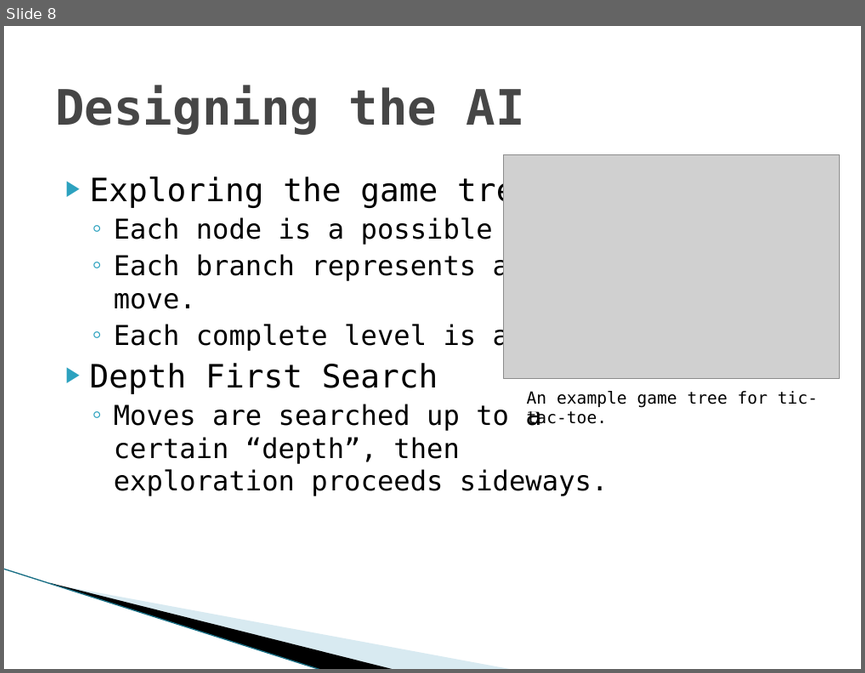
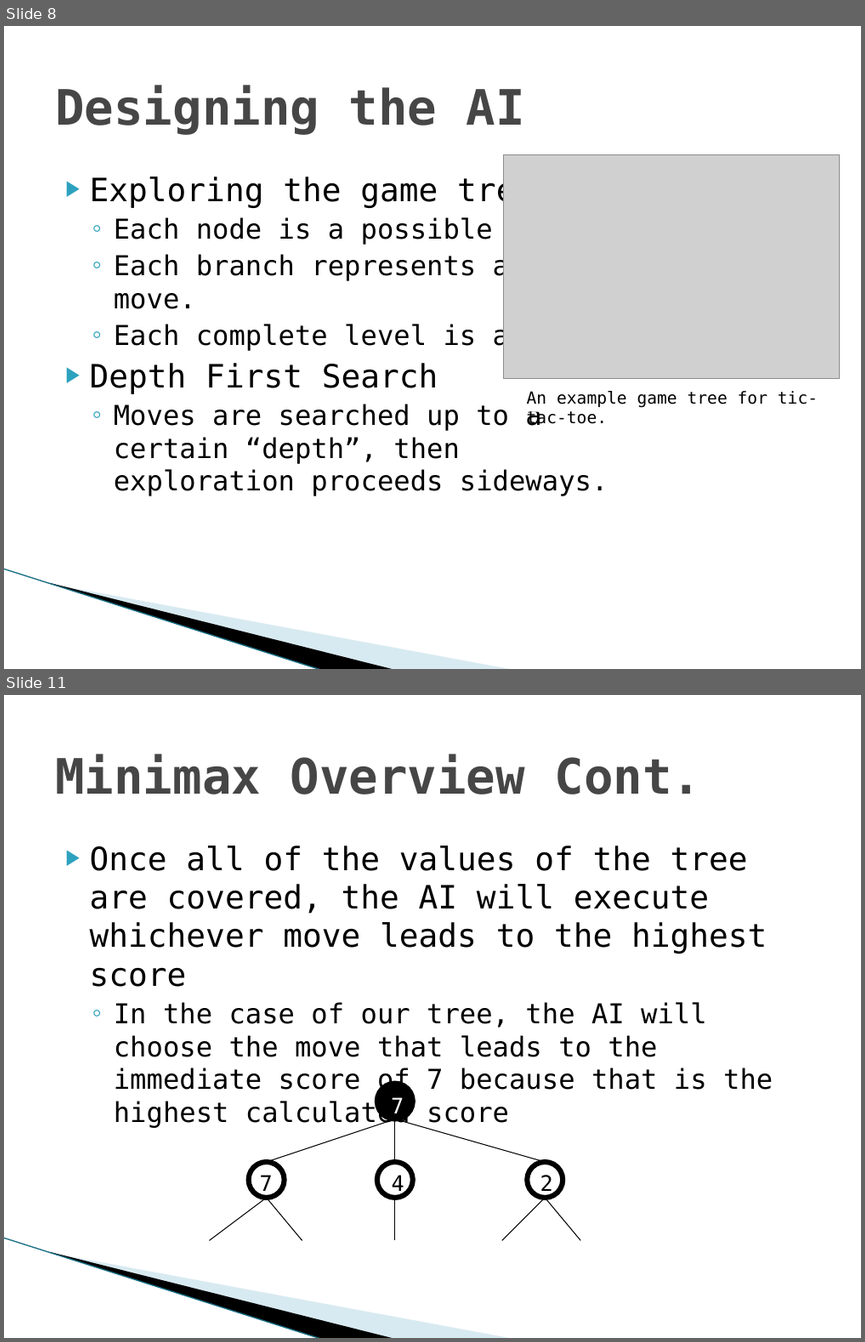
Before and after one commit to TadCordle/Senior-Project, a slide deck: Game Theory and Artificial Intelligence Design.pptx. Shown one above the other, each under a label of ours: slide 8 before the commit, slides 8 and 11 after it; the slides between them are not shown. The pictures are 865x673 and 865x1342 pixels, drawn with LibreOffice and Linux fonts; fonts in the diff are those of the drawing; grey boxes stand for pictures; background and template pictures are left out. Boxes give left, top, right and bottom in pixels: in the first picture for what was removed or moved away, otherwise in the second. Text is boxed around its words. In the diff, an @@ line names an element or a change of style, - is before the commit and + after.

```diff
--- a/Game Theory and Artificial Intelligence Design.pptx
+++ b/Game Theory and Artificial Intelligence Design.pptx
@@ slide 11 added at box(4, 695, 861, 1338), background #FFFFFF; not listed: 3 template elements that a slide beside it also shows @@
@@ title added at box(55, 754, 702, 794), 41 pt, text #464646, bold @@
+Minimax Overview Cont.
@@ text added at box(90, 845, 772, 1128), 23 pt, text #000000 @@
+▶ Once all of the values of the tree are covered, the AI will execute whichever move leads to the highest score
+  ◦ In the case of our tree, the AI will choose the move that leads to the immediate score of 7 because that is the highest calculated score
@@ ellipse added at box(376, 1083, 413, 1119), fill #000000, outline #000000 4.33 pt @@
@@ text added at box(391, 1097, 404, 1113), 18 pt, text #FFFFFF @@
+7
@@ line added from (395, 1119) to (266, 1162), #000000 0.75 pt @@
@@ line added from (395, 1119) to (395, 1162), #000000 0.75 pt @@
@@ line added from (395, 1119) to (545, 1162), #000000 0.75 pt @@
@@ ellipse added at box(248, 1162, 284, 1198), fill #FFFFFF, outline #000000 4.33 pt @@
@@ text added at box(260, 1174, 273, 1196), 18 pt, text #000000 @@
+7
@@ ellipse added at box(376, 1162, 413, 1198), fill #FFFFFF, outline #000000 4.33 pt @@
@@ text added at box(392, 1174, 404, 1196), 18 pt, text #000000 @@
+4
@@ ellipse added at box(527, 1162, 562, 1198), fill #FFFFFF, outline #000000 4.33 pt @@
@@ text added at box(540, 1174, 553, 1196), 18 pt, text #000000 @@
+2
@@ line added from (266, 1197) to (210, 1240), #000000 0.75 pt @@
@@ line added from (266, 1197) to (302, 1240), #000000 0.75 pt @@
@@ line added from (395, 1197) to (395, 1240), #000000 0.75 pt @@
@@ line added from (545, 1197) to (502, 1240), #000000 0.75 pt @@
@@ line added from (545, 1197) to (580, 1240), #000000 0.75 pt @@
```
Also in this commit, not shown: 1 slide changed, 11 other slides added.
